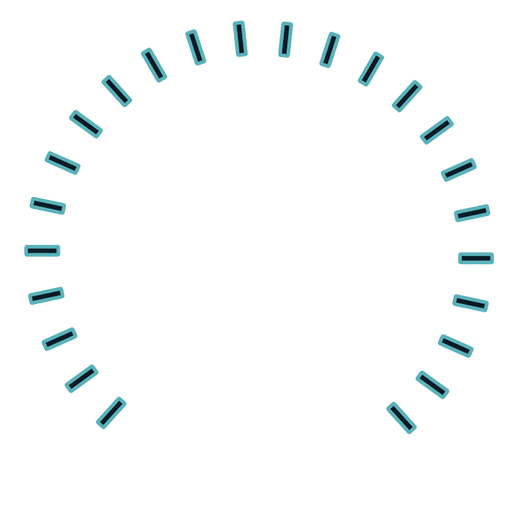
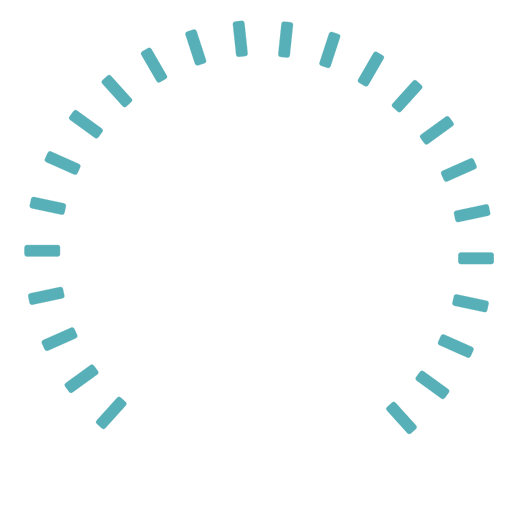
Layered file, before and after one edit (512x512). Changes by layer:
added layer "Timeline_Radial copy" above "Timeline_Radial" over [26, 23, 492, 432]
hid "Timeline_Radial", painted on it over [26, 23, 492, 432]
